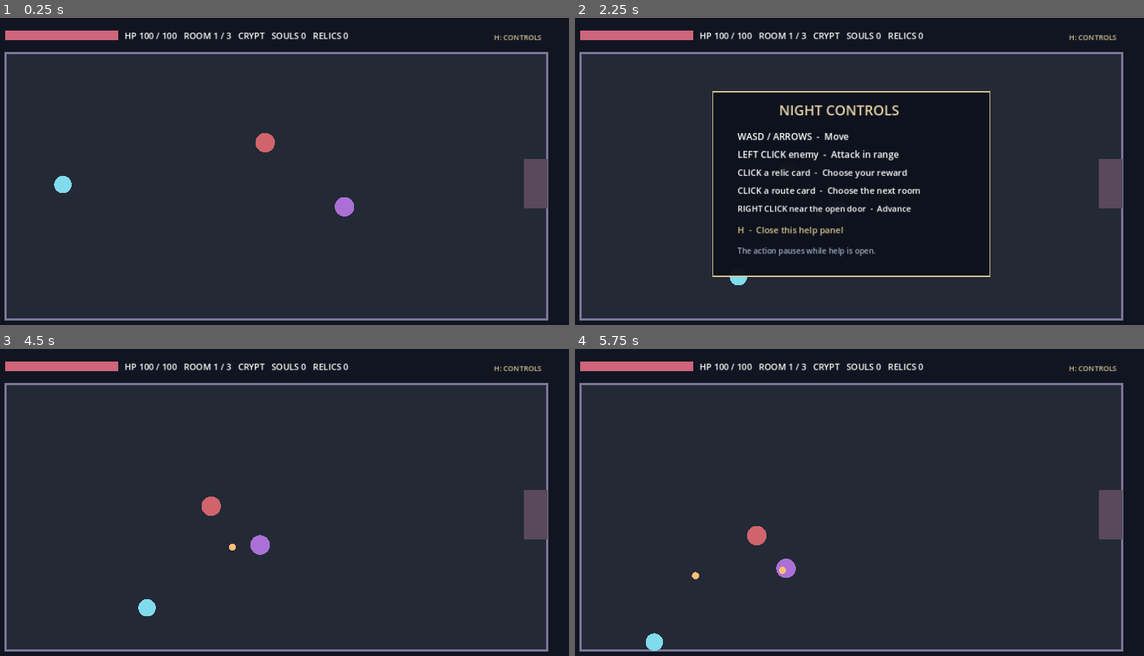
Above: before the commit, frames 1-4 (two rows, left to right).
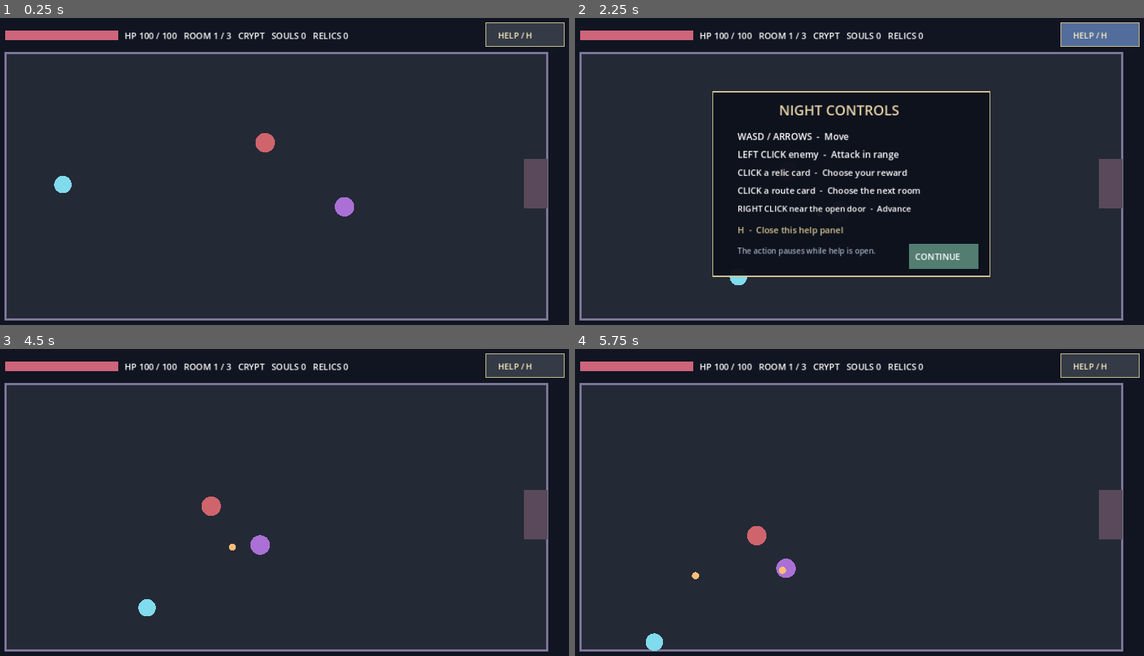
Above: after the commit, the same moments.

Repository: DoctorStrangeSH/Last-Ritual
Game: Godot game, scene res://scenes/topdown_night_prototype.tscn
The game is run twice, just before and just after one commit, with the same random seed, the same clock (stepped at 60 frames per second) and the same inputs. This scene is started directly instead of the project's main scene.
Inputs (mouse positions are in pixels of both pictures, inside the frame that each line leads up to):
- Up to frame 1 (0.25 s): no input
- Up to frame 2 (2.25 s): tap Enter at 0.5 s; move the mouse to (978, 168) at 0.52 s; hold Right (ui_right) 0.53-1.28 s; tap R at 0.6, 1.35 s; click (978, 168) at 0.67 s; move the mouse to (734, 199) at 1.27 s; hold Down (ui_down) 1.28-2.03 s; click (734, 199) at 1.42 s; move the mouse to (910, 110) at 2.02 s; hold Right (ui_right) from 2.03 s (still down); tap H at 2.1 s; click (910, 110) at 2.17 s
- Up to frame 3 (4.5 s): tap R at 2.3, 2.85, 3.6 s; tap Space at 2.75, 4.25 s; move the mouse to (244, 582) at 2.77 s; release Right (ui_right) at 2.78 s; hold Up (ui_up) 2.78-3.53 s; click (244, 582) at 2.92 s; tap Enter at 3.5 s; move the mouse to (455, 563) at 3.52 s; hold Left (ui_left) from 3.53 s (still down); click (455, 563) at 3.67 s; move the mouse to (96, 465) at 4.27 s; tap H at 4.35 s; click (96, 465) at 4.42 s
- Up to frame 4 (5.75 s): tap R at 4.55, 5.1 s; move the mouse to (882, 514) at 5.02 s; release Left (ui_left) at 5.03 s; hold Down (ui_down) from 5.03 s (still down); click (882, 514) at 5.17 s

The runs differ from the first frame. In frame 1, 1.1% of the frame differs, in the area x 85-100%, y 1-10%; in frame 2, 2.1%, in the area x 58-100%, y 1-82%; in frame 3, 1.1%; in frame 4, 1.1%.

Commit message:
ui: make night controls help and resume available by mouse

Diff:
--- a/scripts/topdown_night_prototype.gd
+++ b/scripts/topdown_night_prototype.gd
@@ -15,6 +15,8 @@
 const ROOM_KINDS := ["CRYPT", "AMBUSH", "ELITE"]
 const ROUTE_RECTS := [Rect2(66.0, 490.0, 245.0, 65.0), Rect2(327.0, 490.0, 245.0, 65.0), Rect2(588.0, 490.0, 245.0, 65.0), Rect2(849.0, 490.0, 245.0, 65.0)]
 const SHOP_RECTS := [Rect2(340.0, 320.0, 155.0, 60.0), Rect2(500.0, 320.0, 155.0, 60.0), Rect2(660.0, 320.0, 155.0, 60.0)]
+const HELP_BUTTON := Rect2(984.0, 10.0, 153.0, 46.0)
+const HELP_CLOSE_BUTTON := Rect2(688.0, 441.0, 135.0, 48.0)
 var player_pos := Vector2(160.0, 325.0)
 var player_hp := 100
 var enemies: Array[Dictionary] = []
@@ -190,6 +192,7 @@
     return true
 
 func restart_run() -> void:
+    help_visible = false
     player_hp = 100
     night_souls = 0
     shop_open = false
@@ -319,6 +322,14 @@
     if event is InputEventKey and event.pressed and not event.echo and event.keycode == KEY_H:
         toggle_controls_help()
         return
+    if event is InputEventMouseButton and event.pressed and event.button_index == MOUSE_BUTTON_LEFT:
+        if HELP_BUTTON.has_point(event.position):
+            toggle_controls_help()
+            return
+        if help_visible:
+            if HELP_CLOSE_BUTTON.has_point(event.position):
+                toggle_controls_help()
+            return
     if help_visible:
         return
     if event is InputEventKey and event.pressed and event.keycode == KEY_R and run_state != "playing":
@@ -396,7 +407,9 @@
     else:
         draw_rect(Rect2(1058.0, 275.0, 46.0, 96.0), Color("#59495b"))
 
-    draw_label("H: CONTROLS", Vector2(1000, 43), 14, Color("#d5c592"))
+    draw_rect(HELP_BUTTON, Color("#526d9b") if help_visible else Color("#343b47"))
+    draw_rect(HELP_BUTTON, Color("#d5c592"), false, 1.5)
+    draw_label("HELP / H", HELP_BUTTON.position + Vector2(24.0, 30.0), 16, Color("#fff2c5"))
     if help_visible:
         var help_panel := Rect2(306, 144, 540, 360)
         draw_rect(help_panel, Color(0.055, 0.07, 0.11, 0.97))
@@ -409,3 +422,5 @@
         draw_label("RIGHT CLICK near the open door  -  Advance", Vector2(354, 378), 16)
         draw_label("H  -  Close this help panel", Vector2(354, 420), 17, Color("#d5c592"))
         draw_label("The action pauses while help is open.", Vector2(354, 460), 15, Color("#9da9bf"))
+        draw_rect(HELP_CLOSE_BUTTON, Color("#527d70"))
+        draw_label("CONTINUE", HELP_CLOSE_BUTTON.position + Vector2(12.0, 31.0), 17, Color.WHITE)
